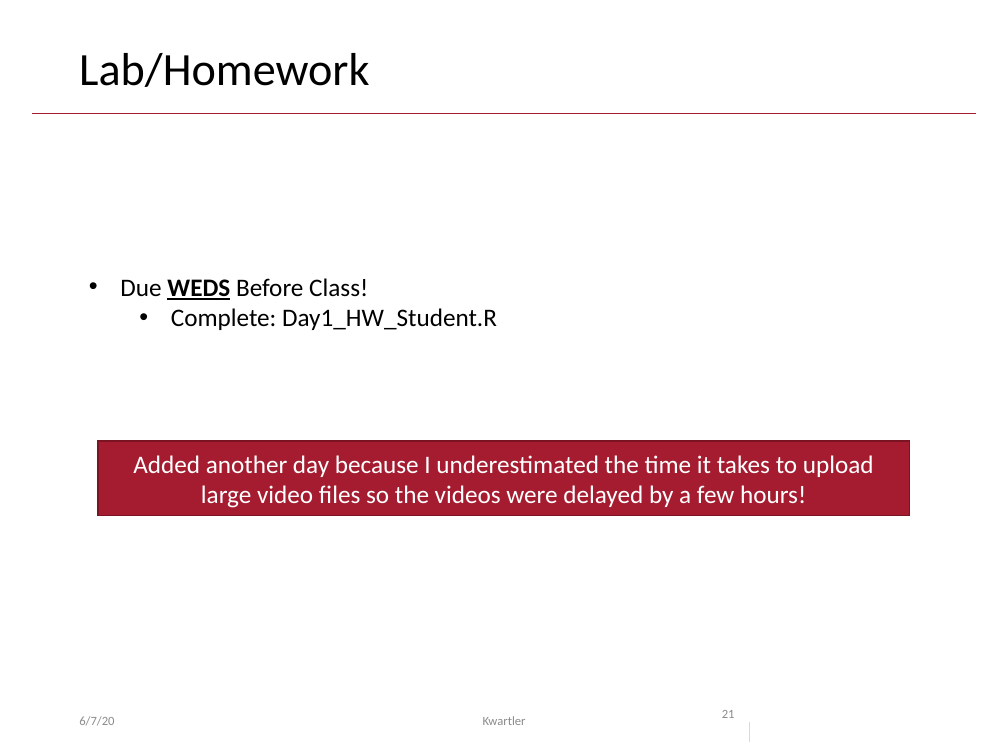
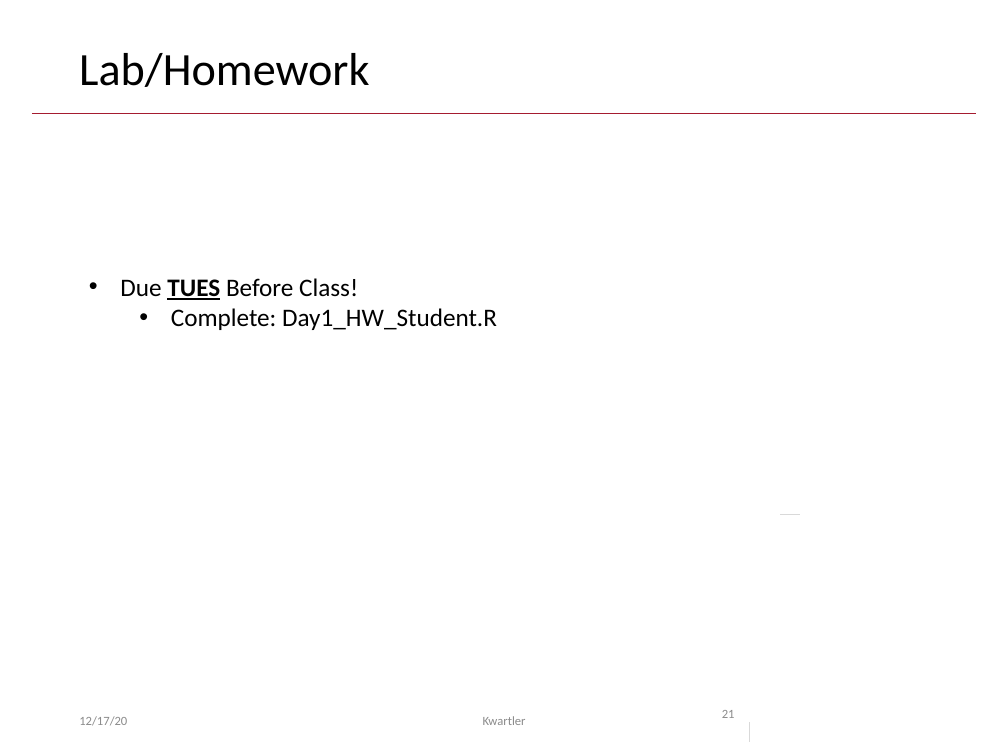
Before and after one commit to kwartler/GSERM_Text_Remote_student, a slide deck: slide 21 of lessons/A_Setup_Intro_Basics/Day1_live_C.pptx. Drawn at 1008x756 pixels with LibreOffice and Linux fonts; fonts in the diff are those of the drawing; background and template pictures are left out. Boxes give left, top, right and bottom in pixels: in the first picture for what was removed or moved away, otherwise in the second. Text is boxed around its words. In the diff, an @@ line names an element or a change of style, - is before the commit and + after.

```diff
--- a/lessons/A_Setup_Intro_Basics/Day1_live_C.pptx
+++ b/lessons/A_Setup_Intro_Basics/Day1_live_C.pptx
@@ text at <box>120,278,358,300</box>: text changed @@
-• Due WEDS Before Class!
+• Due TUES Before Class!
@@ rectangle removed at <box>98,442,909,516</box> @@
-Added another day because I underestimated the time it takes to upload large video files so the videos were delayed by a few hours!
@@ line added from (780, 514) to (800, 514), #D9D9D9 0.5 pt @@
@@ text at <box>79,716,127,726</box>: text changed @@
-6/7/20
+12/17/20
```
Also in this commit, not shown: 20 other slides changed, 11 other files.
